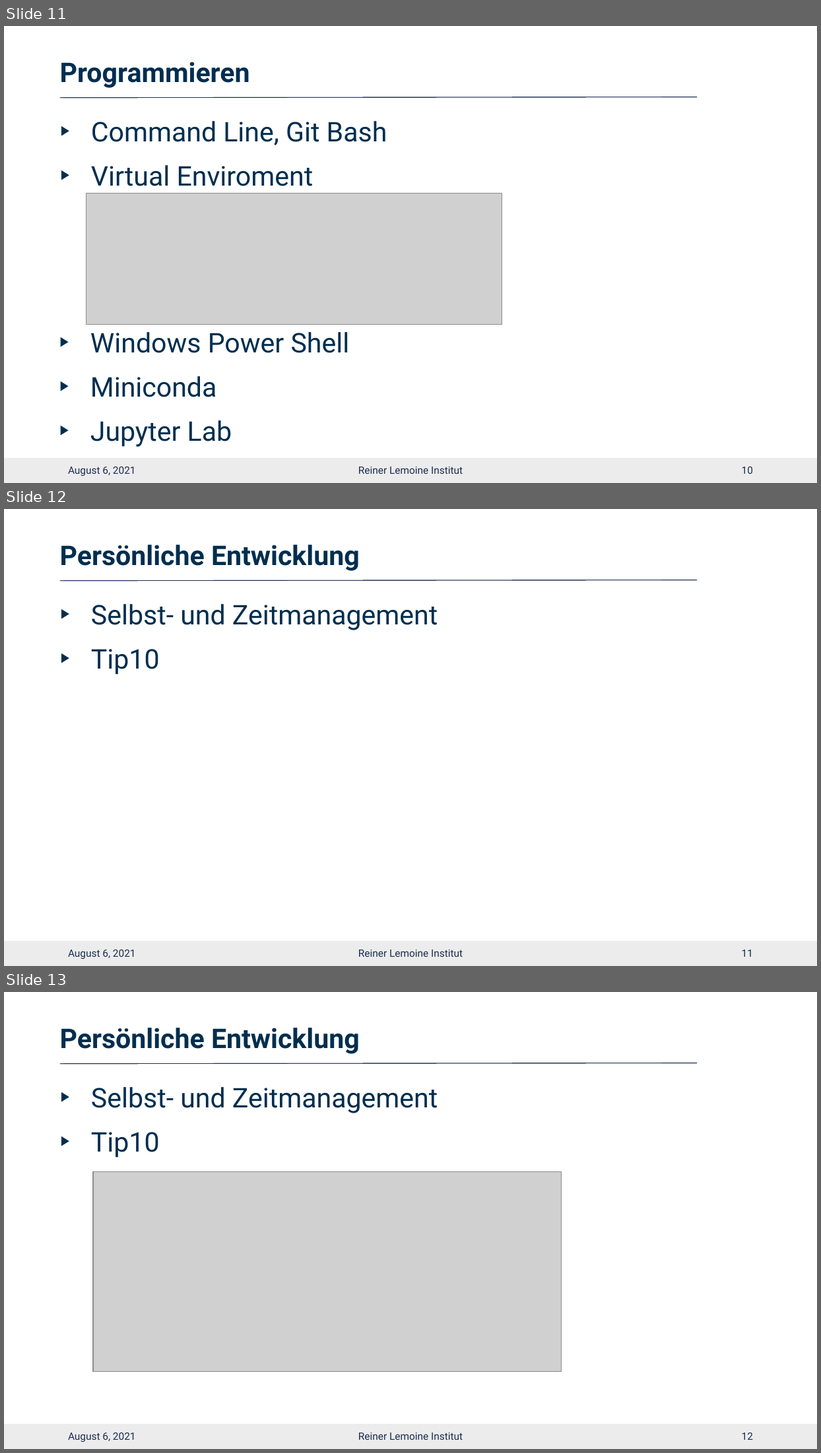
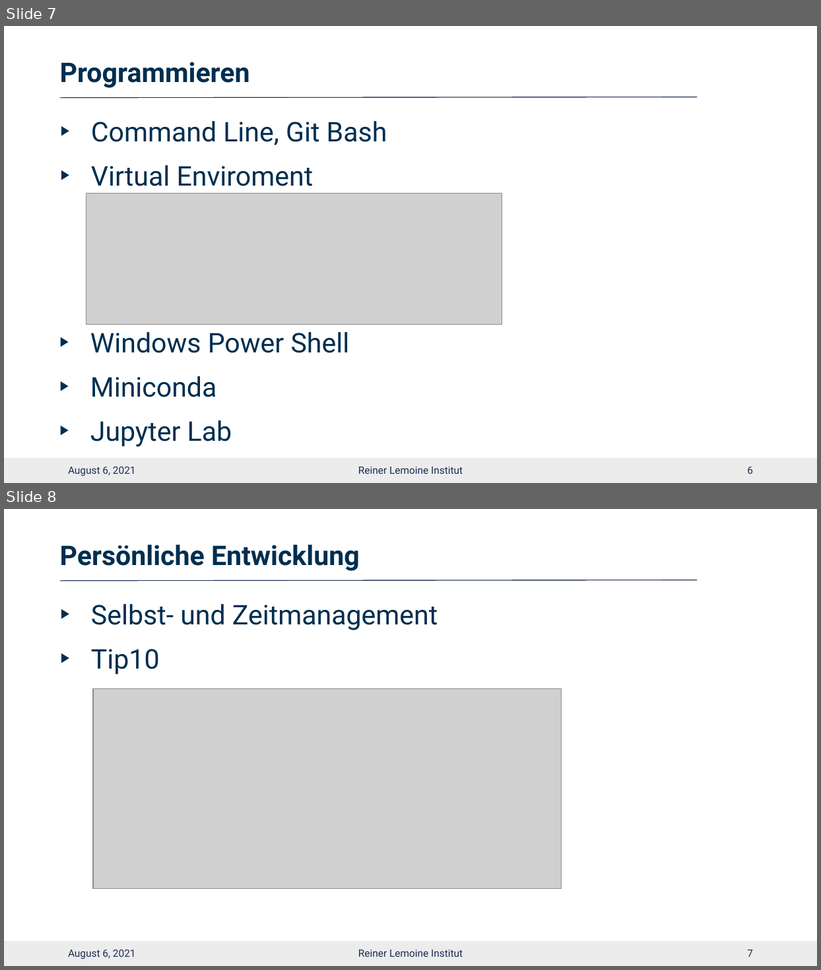
Before and after one commit to mjazimm/Bufdi-Diary, a slide deck: 2021-08-03_Präsentaion_meiner_Wochenergebnisse.pptx. Shown one above the other, each under a label of ours: slides 11, 12 and 13 before the commit, slides 7 and 8 after it. The pictures are 821x1453 and 821x970 pixels, drawn with LibreOffice and Linux fonts; fonts in the diff are those of the drawing; grey boxes stand for pictures; background and template pictures are left out. Boxes give left, top, right and bottom in pixels: in the first picture for what was removed or moved away, otherwise in the second. Text is boxed around its words. In the diff, an @@ line names an element or a change of style, - is before the commit and + after.

```diff
--- a/2021-08-03_Präsentaion_meiner_Wochenergebnisse.pptx
+++ b/2021-08-03_Präsentaion_meiner_Wochenergebnisse.pptx
@@ slide 12 removed at (x1=4, y1=509, x2=817, y2=966), background #FFFFFF; not listed: 3 template elements that a slide beside it also shows @@
@@ title removed at (x1=60, y1=545, x2=360, y2=571) @@
-Persönliche Entwicklung
@@ text removed at (x1=91, y1=604, x2=438, y2=675) @@
-▶ Selbst- und Zeitmanagement
-▶ Tip10
@@ text removed at (x1=68, y1=950, x2=136, y2=959) @@
-August 6, 2021
@@ text removed at (x1=358, y1=950, x2=463, y2=957) @@
-Reiner Lemoine Institut
@@ page number removed at (x1=742, y1=950, x2=753, y2=957) @@
-11
@@ what was slide 11 is now slide 7 @@
@@ page number at (x1=747, y1=467, x2=753, y2=474): text changed @@
-10
+6
@@ what was slide 13 is now slide 8 @@
@@ page number at (x1=747, y1=950, x2=753, y2=957): text changed @@
-12
+7
```
Also in this commit, not shown: 4 other slides removed.
